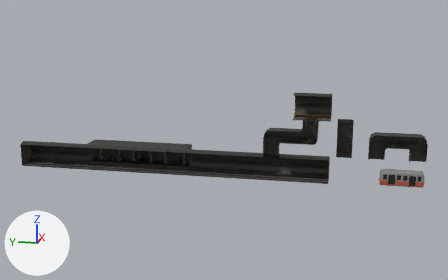
The Blender file Assets/Blender/Tunnel.blend as it was, and as the next commit left it.
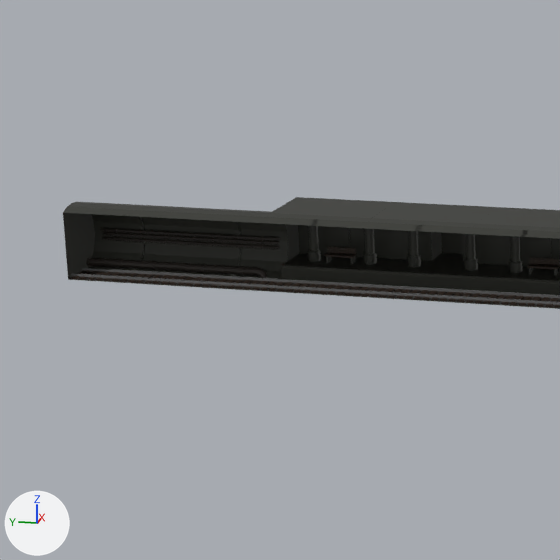
Each version is shown whole from a camera (50 mm lens) standing at (-181.5, -46.6, 61.8) and looking at (20.4, -6.2, 11.3), then close up on the part from 0% to 40% of the width and 27% to 91% of the height. Every picture has the same lights, and +X, +Y and +Z are marked at lower left. Objects named as collision shapes, trigger or cutter boxes, shadow casters or lower levels of detail are left out.

The scene before the commit, as lines of its bpy script (objects in view):
```python
ob_station_1_end = bpy.data.objects.new('Station 1 end', me_cylinder_084)
ob_station_1_end.location = (16.1, -0.2, 3.9)
ob_station_1_end.scale = (4.5, 4.55, 6.0)
ob_tube_1_dead_start = bpy.data.objects.new('Tube 1 dead start', me_cylinder_071)
ob_tube_1_dead_start.location = (16.2, 60.0, 3.9)
ob_tube_1_dead_start.scale = (4.5, 4.5, 6.0)
ob_tube_1_end = bpy.data.objects.new('Tube 1 end', me_cylinder_012)
ob_tube_1_end.location = (16.1, 48.0, 3.9)
ob_tube_1_end.scale = (4.5, 4.5, 6.0)
# also in view: 'Station 1 middle' at (20.6, 24.0, 4.2); 'Station 1 Start' at (18.8, 36.0, 4.2)
```
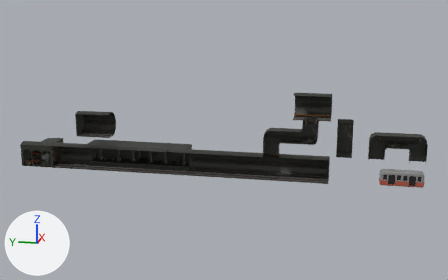
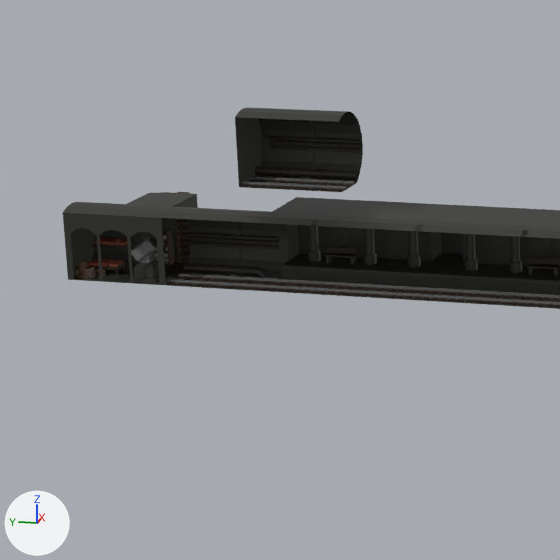
What the commit changed:
Material 'Red cloth' (mat_red_cloth) is new.
Its base color is (0.253, 0.0511, 0.0296) (red #8a4030).
Mesh me_cylinder_005 is new.
It has 152 vertices, 142 faces and spans x -0.321..0.343, y -0.959..-0.23, z -0.661..0.166.
Faces by material slot: [88, 54].
It uses material mat_tunnel (black #2d2e27).
It uses material mat_metal (dark grey #696969).
Mesh me_cylinder_004 is new.
It has 733 vertices, 607 faces and spans x -0.5..1.64, y -1.33..1.33, z -0.66..0.75.
Faces by material slot: [105, 42, 292, 108, 60].
It uses material mat_tunnel (black #2d2e27).
It uses material mat_wood_dark (black #2a1d12).
It uses material mat_wood (brown #47311e).
It uses material mat_red_cloth (red #8a4030).
It uses material mat_white (grey #868686).
Object 'Tube 1 dead start' (ob_tube_1_dead_start) moves from (16.2, 60.0, 3.9) to (16.2, 38.5, 15.8).
Object 'Bunker 1.001' (ob_bunker_1_001) is new; it shows me_cylinder_005.
Its location is (16.1, 60.0, 3.9).
Its scale is (4.5, 4.5, 6.0).
Object 'Bunker 1' (ob_bunker_1) is new; it shows me_cylinder_004.
Its location is (16.1, 60.0, 3.9).
Its scale is (4.5, 4.5, 6.0).

Location of each change, (x1, y1, x2, y2) in pixels of the close-ups (560 x 560 px):
'Tube 1 dead start', moved
    before: (63, 202, 190, 285)
    after: (235, 107, 363, 192)
'Bunker 1', added (black)
    after: (63, 192, 198, 285)
    faces in mat_tunnel (black #2d2e27): (63, 192, 198, 285)
    faces in mat_wood (brown #47311e): (75, 192, 190, 279)
    faces in mat_red_cloth (red #8a4030): (89, 237, 131, 267)
    faces in mat_wood_dark (black #2a1d12): (89, 230, 133, 275)
'Bunker 1.001', added (black)
    after: (131, 236, 167, 283)
    faces in mat_tunnel (black #2d2e27): (131, 236, 167, 283)
    faces in mat_metal (dark grey #696969): (131, 236, 157, 263)
